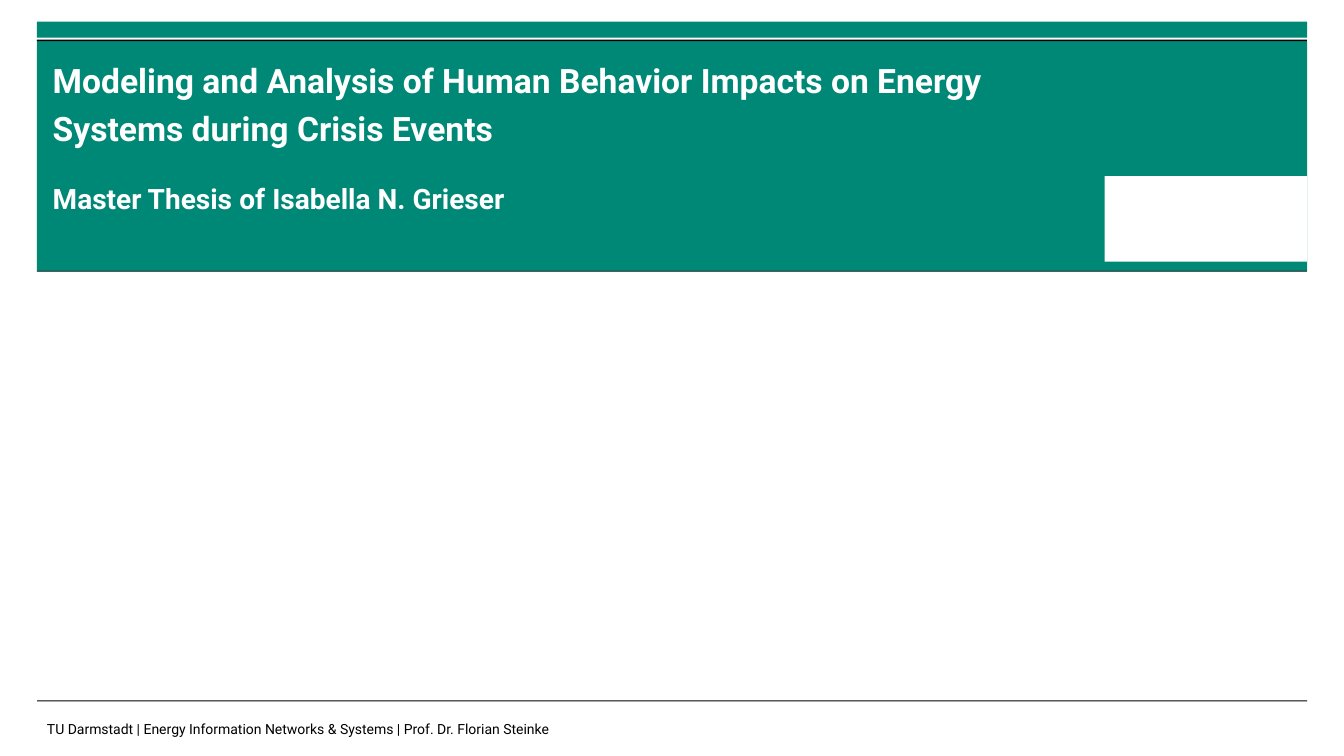
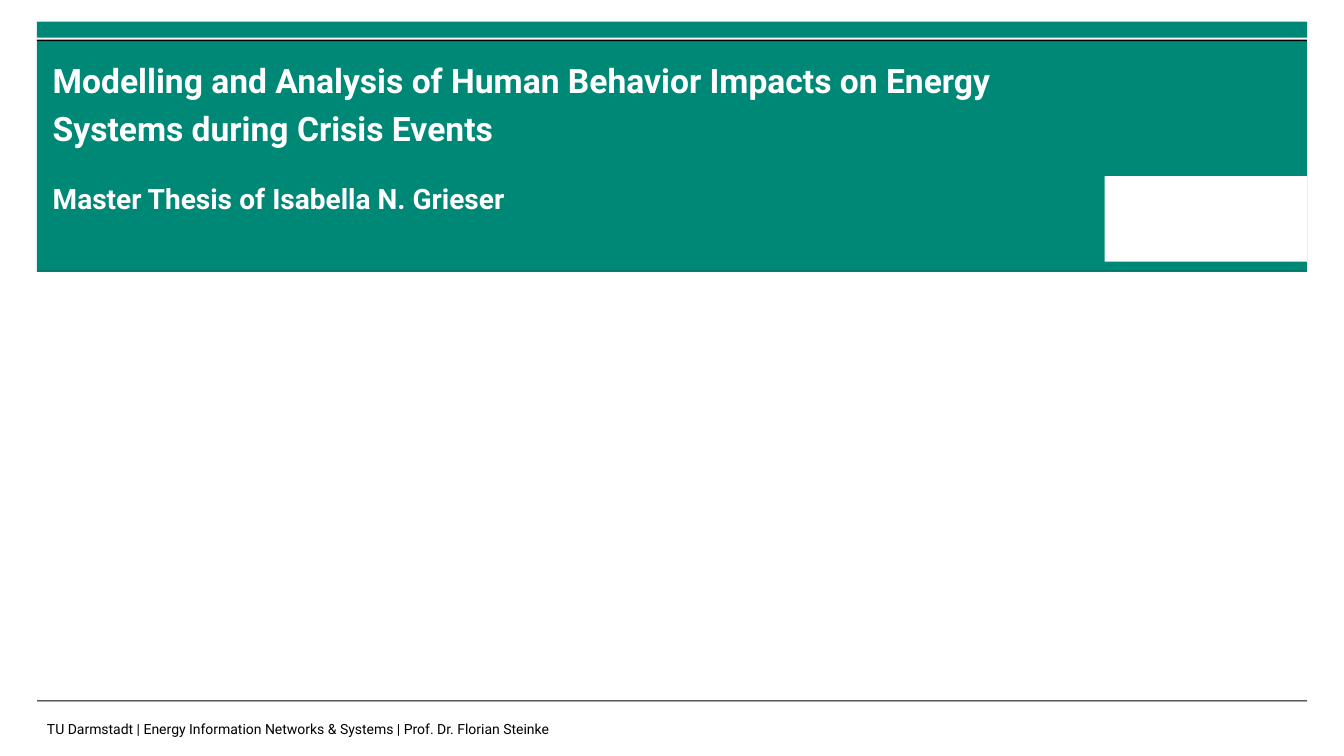
Before and after one commit to isabella-grieser/Modeling-and-Monitoring-Social-Media-Dynamics-to-predict-Electricity-Demand-Peaks, a slide deck: slide 1 of presentations/Zwischenpräsentation.pptx. Drawn at 1344x756 pixels with LibreOffice and Linux fonts; fonts in the diff are those of the drawing; background and template pictures are left out. Boxes give left, top, right and bottom in pixels: in the first picture for what was removed or moved away, otherwise in the second. Text is boxed around its words. In the diff, an @@ line names an element or a change of style, - is before the commit and + after.

```diff
--- a/presentations/Zwischenpräsentation.pptx
+++ b/presentations/Zwischenpräsentation.pptx
@@ title at [53, 67, 990, 148]: text changed @@
-Modeling and Analysis of Human Behavior Impacts on Energy Systems during Crisis Events
+Modelling and Analysis of Human Behavior Impacts on Energy Systems during Crisis Events
```
Also in this commit, not shown: 11 other slides changed, 1 slide added, 9 other files.
